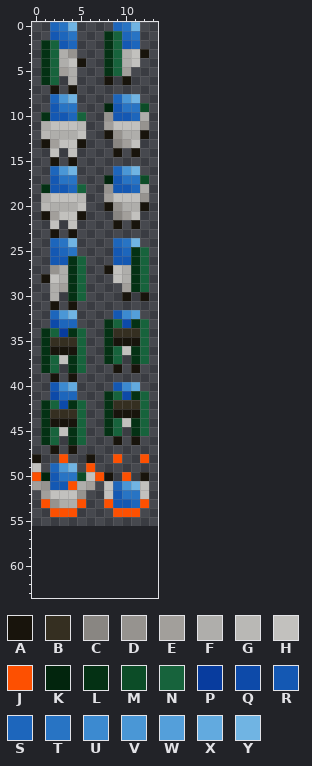
Two states of a pixel-art sprite, games/platforms/res/character.png. The picture above was drawn from the file before the commit.
The file is 14x56 pixels. Colours within 5 levels of each other are drawn and written as one. The old version is drawn lined up with the new one, on the new canvas.
Palette (. is transparent): A #18140c  B #352f21  C #898682  D #96938f  E #a29f9b  F #afaeab  G #b9b8b5  H #c2c1be  J #fd5001  K #02250d  L #043114  M #0c4c27  N #17633c  P #083c9e  Q #0d4aa9  R #1458b3  S #1d66bc  T #2874c4  U #3c8ad0  V #4a97d6  W #549fda  X #62aadf  Y #70b4e3
Pixels before, first column x 0:
 0 ..STY....STY.
 1 ..RST...LNST.
 2 .LNRS...LNRS.
 3 .LNFD...LNFHA
 4 .LNFHA..LNFH.
 5 .LNEF...LNE..
 6 .LN.F...A.A..
 7 ..A.A........
 8 ..SVY....SVY.
 9 ..RTT...KRTTM
10 .LRRSN..DRRSF
11 .FHHHG..EHHHD
12 .GFFFH..ADFFA
13 .AEHHA...CEH.
14 ..H.H....A.A.
15 ..A.A........
16 ..SVY....SVY.
17 ..RTT...KRTTM
18 .LRRSN..DRRSF
19 .FHHHG..EHHHD
20 .GFFFH..ADFFA
21 .AEHHA...CEH.
22 ..H.H....A.A.
23 ..A.A........
24 ..STY....STY.
25 ..RST....RSLN
26 ..RRLN...RRLN
27 ..DFLN..AHFLN
28 .AHFLN...HFLN
29 ..FELN....ELN
30 ..F.LN....A.A
31 ..A.A........
32 ..SVY....RUW.
33 ..QSS...LNQLN
34 .LNPLN..LBBBN
35 .LBBBN..LAAAN
36 .LAAAN..LNHLN
37 .LNHLN..LN.LN
38 .LN.LN...A.A.
39 ..A.A........
40 ..RUX....RUX.
41 ..QSS...LNQLN
42 .LNQLN..LBBBN
43 .LBBBN..LAAAN
44 .LAAAN..LNHLN
45 .LNHLN..LN.LN
46 .LN.LN...A.A.
47 ..A.A........
48 A..J..A..J..J
49 H.SVY.J......
50 JKRTTMHJA.J.A
51 EDRRJFE.HSVYH
52 .EHHHD..HRTTH
53 .JDFFJ..JRRSJ
54 ..JJJ....JJJ.
New version:
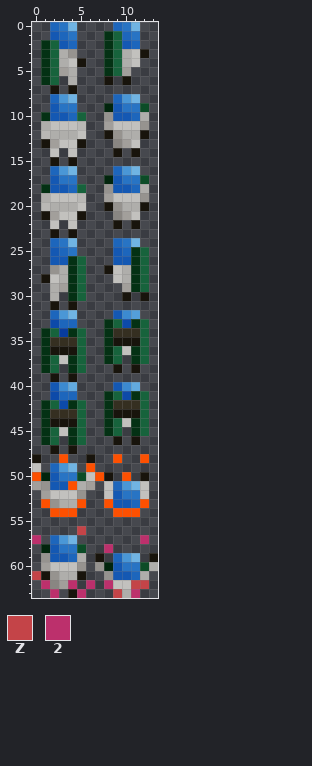
Colours new in this view: Z #c44448  2 #bc306c
The exact change:
canvas 14x56 -> 14x64
y 56: x 5 . -> Z
y 57: x 0 . -> 2; x 2..4 ... -> SVY; x 12 . -> 2
y 58: x 1..5 ..... -> KRTTM; x 8 . -> 2
y 59: x 1..5 ..... -> DRRSF; x 7 . -> A; x 9..11 ... -> SVY; x 13 . -> A
y 60: x 1..5 ..... -> EHHHD; x 7..13 ....... -> DKRTTMF
y 61: x 0..5 ...... -> ZADFFA; x 8..12 ..... -> DRRSF
y 62: x 1..4 .... -> 2CE2; x 6 . -> 2; x 8..12 ..... -> 2HHZZ
y 63: x 2 . -> 2; x 4..5 .. -> A2; x 9..11 ... -> ZF2
